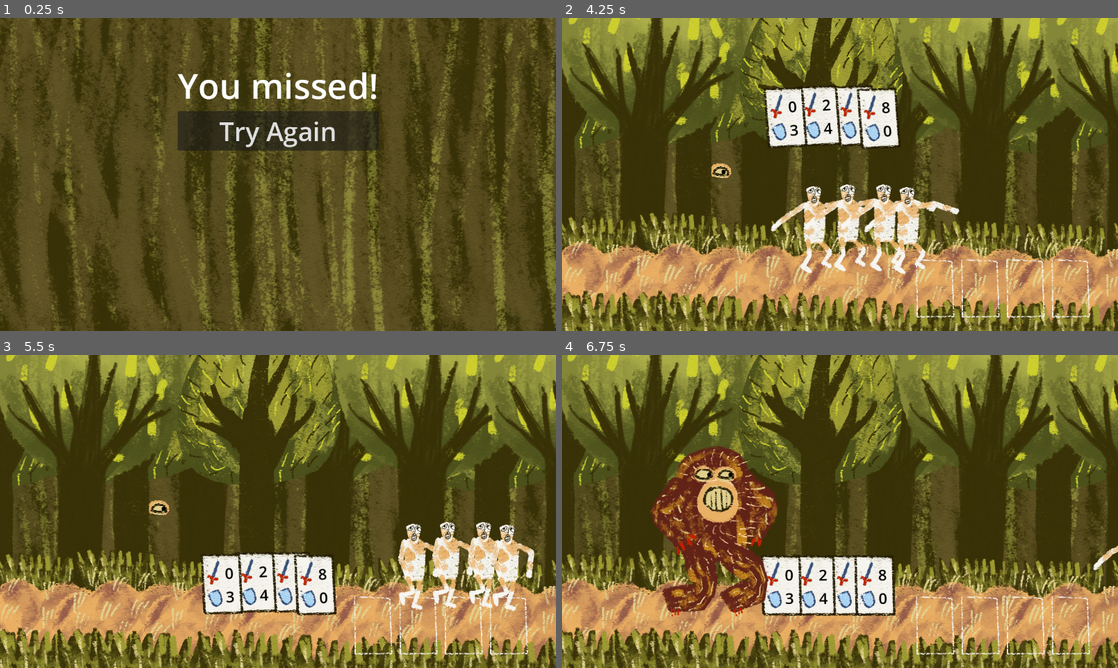
Above: before the commit, frames 1-4 (two rows, left to right).
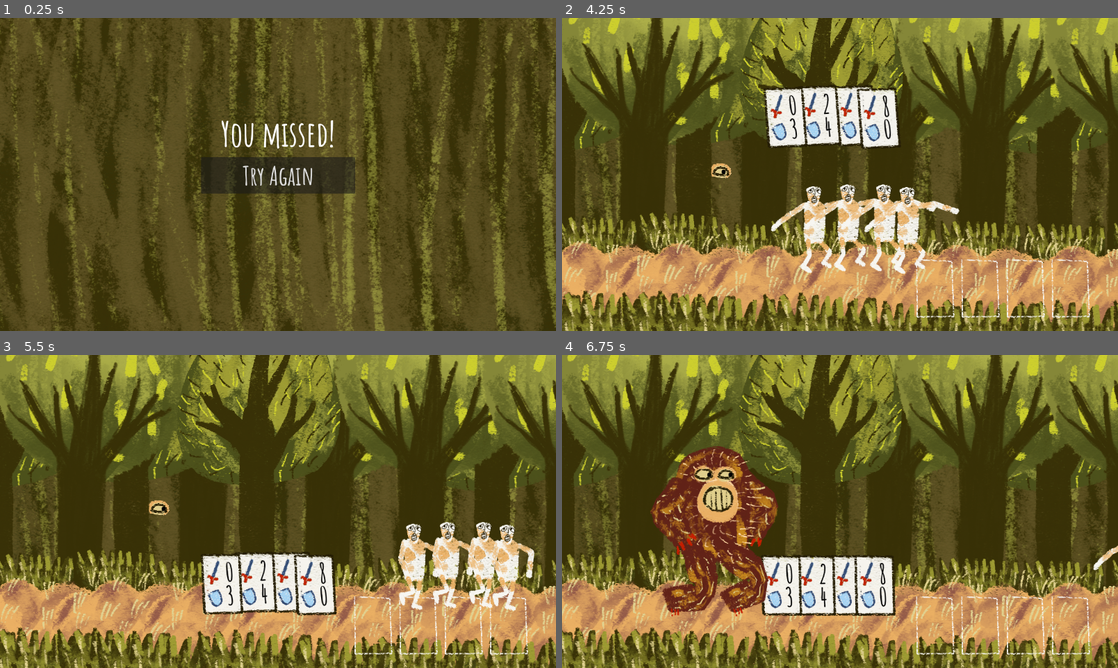
Above: after the commit, the same moments.

Repository: fguillen/The-Forest-Monster-and-the-Cards-Championship
Game: Godot game, scene res://scenes/end_scene.tscn
Same seed, same stepped clock (60 frames per second), same inputs: the game is played once before the commit and once after it. This scene is started directly instead of the project's main scene. Sound files missing from this copy of the repository are replaced by a short silence.
Inputs (mouse positions are in pixels of both pictures, inside the frame that each line leads up to):
- Up to frame 1 (0.25 s): no input
- Up to frame 2 (4.25 s): click "Try Again" at 0.5 s; tap Enter (ui_accept) at 1.25, 1.52, 2.27, 3.77 s; move the mouse to (962, 158) at 1.27 s; hold Right (ui_right) 1.28-2.03 s; click (962, 158) at 1.42 s; move the mouse to (728, 190) at 2.02 s; hold Down (ui_down) 2.03-2.78 s; move the mouse to (895, 105) at 2.77 s; hold Right (ui_right) 2.78-3.53 s; move the mouse to (812, 237) at 3.52 s; hold Up (ui_up) from 3.53 s (still down); click (812, 237) at 3.67 s
- Up to frame 3 (5.5 s): move the mouse to (444, 558) at 4.27 s; release Up (ui_up) at 4.28 s; hold Left (ui_left) from 4.28 s (still down); tap Enter (ui_accept) at 4.52, 5.27 s; move the mouse to (111, 464) at 5.02 s
- Up to frame 4 (6.75 s): move the mouse to (867, 511) at 5.77 s; release Left (ui_left) at 5.78 s; hold Down (ui_down) 5.78-6.53 s; click (867, 511) at 5.92 s; move the mouse to (756, 433) at 6.52 s; hold Right (ui_right) from 6.53 s (still down)

The runs differ from the first frame. In frame 1, 7.7% of the frame differs, in the area x 32-69%, y 17-57%; in frame 2, 0.3%; in frame 3, 0.3%; in frame 4, 0.3%.

Commit message:
Font

Diff:
--- a/actors/card_combat.tscn
+++ b/actors/card_combat.tscn
@@ -95,21 +95,6 @@
 "values": [Vector2(1, 1), Vector2(0.1, 1), Vector2(1, 1)]
 }
 
-[sub_resource type="Animation" id="Animation_qrtqq"]
-resource_name = "idle"
-tracks/0/type = "value"
-tracks/0/imported = false
-tracks/0/enabled = true
-tracks/0/path = NodePath("Visuals:position")
-tracks/0/interp = 1
-tracks/0/loop_wrap = true
-tracks/0/keys = {
-"times": PackedFloat32Array(0),
-"transitions": PackedFloat32Array(1),
-"update": 0,
-"values": [Vector2(44, 0)]
-}
-
 [sub_resource type="Animation" id="Animation_db7wr"]
 resource_name = "hover"
 length = 0.2
@@ -124,6 +109,21 @@
 "transitions": PackedFloat32Array(1, 1),
 "update": 0,
 "values": [Vector2(44, 0), Vector2(44, -22)]
+}
+
+[sub_resource type="Animation" id="Animation_qrtqq"]
+resource_name = "idle"
+tracks/0/type = "value"
+tracks/0/imported = false
+tracks/0/enabled = true
+tracks/0/path = NodePath("Visuals:position")
+tracks/0/interp = 1
+tracks/0/loop_wrap = true
+tracks/0/keys = {
+"times": PackedFloat32Array(0),
+"transitions": PackedFloat32Array(1),
+"update": 0,
+"values": [Vector2(44, 0)]
 }
 
 [sub_resource type="AnimationLibrary" id="AnimationLibrary_seb4d"]
--- a/actors/card_front.tscn
+++ b/actors/card_front.tscn
@@ -1,7 +1,8 @@
-[gd_scene load_steps=3 format=3 uid="uid://wrrjemm28jyp"]
+[gd_scene load_steps=4 format=3 uid="uid://wrrjemm28jyp"]
 
 [ext_resource type="Script" path="res://actors/card_front.gd" id="1_f0gaq"]
 [ext_resource type="Texture2D" uid="uid://se4xdsrpibqu" path="res://assets/card_front.png" id="1_vca53"]
+[ext_resource type="Theme" uid="uid://5rj305yjowyv" path="res://resources/theme.tres" id="3_2hkth"]
 
 [node name="CardFront" type="Node2D"]
 script = ExtResource("1_f0gaq")
@@ -11,22 +12,24 @@
 
 [node name="AttackLabel" type="Label" parent="."]
 offset_left = 4.0
-offset_top = -48.0
+offset_top = -65.0
 offset_right = 33.0
-offset_bottom = -12.0
+offset_bottom = 14.0
+theme = ExtResource("3_2hkth")
 theme_override_colors/font_color = Color(0, 0, 0, 1)
-theme_override_font_sizes/font_size = 35
+theme_override_font_sizes/font_size = 60
 text = "0"
 horizontal_alignment = 1
 vertical_alignment = 1
 
 [node name="DefenseLabel" type="Label" parent="."]
 offset_left = 4.0
-offset_top = 5.0
+offset_top = -12.0
 offset_right = 33.0
-offset_bottom = 57.0
+offset_bottom = 67.0
+theme = ExtResource("3_2hkth")
 theme_override_colors/font_color = Color(0, 0, 0, 1)
-theme_override_font_sizes/font_size = 35
+theme_override_font_sizes/font_size = 60
 text = "0"
 horizontal_alignment = 1
 vertical_alignment = 1
--- /dev/null
+++ b/resources/theme.tres
@@ -0,0 +1,19 @@
+[gd_resource type="Theme" load_steps=3 format=3 uid="uid://5rj305yjowyv"]
+
+[ext_resource type="FontFile" uid="uid://d4c5gl8x142b5" path="res://assets/font/AmaticSC-Bold.ttf" id="1_4quh1"]
+
+[sub_resource type="StyleBoxEmpty" id="StyleBoxEmpty_a2okw"]
+
+[resource]
+Button/fonts/font = ExtResource("1_4quh1")
+Label/colors/font_color = Color(1, 1, 1, 1)
+Label/colors/font_outline_color = Color(1, 1, 1, 1)
+Label/colors/font_shadow_color = Color(0, 0, 0, 0)
+Label/constants/line_spacing = 3
+Label/constants/outline_size = 0
+Label/constants/shadow_offset_x = 1
+Label/constants/shadow_offset_y = 1
+Label/constants/shadow_outline_size = 1
+Label/font_sizes/font_size = 16
+Label/fonts/font = ExtResource("1_4quh1")
+Label/styles/normal = SubResource("StyleBoxEmpty_a2okw")
--- a/scenes/combat.tscn
+++ b/scenes/combat.tscn
@@ -1,10 +1,11 @@
-[gd_scene load_steps=32 format=3 uid="uid://b84qhmcgfb5kk"]
+[gd_scene load_steps=33 format=3 uid="uid://b84qhmcgfb5kk"]
 
 [ext_resource type="Script" path="res://scenes/combat.gd" id="1_lato3"]
 [ext_resource type="Texture2D" uid="uid://d4jsoifyfwa0t" path="res://assets/card_placeholder.png" id="2_wnku4"]
 [ext_resource type="PackedScene" uid="uid://dan1pdgr76ole" path="res://actors/card_combat.tscn" id="3_hthjm"]
 [ext_resource type="Texture2D" uid="uid://ut88doou417q" path="res://assets/forest_background.png" id="3_qa1il"]
 [ext_resource type="PackedScene" uid="uid://vb6a1yxef6do" path="res://effects/effect_sound.tscn" id="5_1klpi"]
+[ext_resource type="Theme" uid="uid://5rj305yjowyv" path="res://resources/theme.tres" id="5_quaxg"]
 [ext_resource type="AudioStream" uid="uid://csugjcljid25x" path="res://assets/sounds/combat_music.wav" id="6_8eorr"]
 [ext_resource type="AudioStream" uid="uid://dnlgv7lr0wme7" path="res://assets/sounds/card_combat_pick.wav" id="7_ajn57"]
 [ext_resource type="AudioStream" uid="uid://b2mb3w8tim6op" path="res://assets/sounds/card_combat_pick_no_possible.wav" id="8_a4cx0"]
@@ -97,6 +98,73 @@
 modifications/2 = SubResource("SkeletonModification2DCCDIK_ne6j6")
 modifications/3 = SubResource("SkeletonModification2DCCDIK_y6bnk")
 
+[sub_resource type="Animation" id="Animation_y77f2"]
+length = 0.001
+tracks/0/type = "value"
+tracks/0/imported = false
+tracks/0/enabled = true
+tracks/0/path = NodePath("Visuals/Polygons/Skeleton2D/Hip:position")
+tracks/0/interp = 1
+tracks/0/loop_wrap = true
+tracks/0/keys = {
+"times": PackedFloat32Array(0),
+"transitions": PackedFloat32Array(1),
+"update": 0,
+"values": [Vector2(339, 276)]
+}
+tracks/1/type = "value"
+tracks/1/imported = false
+tracks/1/enabled = true
+tracks/1/path = NodePath("Visuals/TargetArmLeft:position")
+tracks/1/interp = 1
+tracks/1/loop_wrap = true
+tracks/1/keys = {
+"times": PackedFloat32Array(0),
+"transitions": PackedFloat32Array(1),
+"update": 0,
+"values": [Vector2(406, -10)]
+}
+tracks/2/type = "value"
+tracks/2/imported = false
+tracks/2/enabled = true
+tracks/2/path = NodePath("Visuals/TargetArmRight:position")
+tracks/2/interp = 1
+tracks/2/loop_wrap = true
+tracks/2/keys = {
+"times": PackedFloat32Array(0),
+"transitions": PackedFloat32Array(1),
+"update": 0,
+"values": [Vector2(253, -32)]
+}
+
+[sub_resource type="Animation" id="Animation_fnj35"]
+resource_name = "attack_success"
+length = 0.4
+tracks/0/type = "value"
+tracks/0/imported = false
+tracks/0/enabled = true
+tracks/0/path = NodePath("Visuals/TargetArmLeft:position")
+tracks/0/interp = 2
+tracks/0/loop_wrap = true
+tracks/0/keys = {
+"times": PackedFloat32Array(0, 0.1, 0.2, 0.3, 0.4),
+"transitions": PackedFloat32Array(1, 1, 1, 1, 1),
+"update": 0,
+"values": [Vector2(406, -10), Vector2(408, -39), Vector2(406, -10), Vector2(408, -39), Vector2(406, -10)]
+}
+tracks/1/type = "value"
+tracks/1/imported = false
+tracks/1/enabled = true
+tracks/1/path = NodePath("Visuals/TargetArmRight:position")
+tracks/1/interp = 2
+tracks/1/loop_wrap = true
+tracks/1/keys = {
+"times": PackedFloat32Array(0, 0.1, 0.2, 0.3, 0.4),
+"transitions": PackedFloat32Array(1, 1, 1, 1, 1),
+"update": 0,
+"values": [Vector2(253, -32), Vector2(255, -61), Vector2(253, -32), Vector2(255, -61), Vector2(253, -32)]
+}
+
 [sub_resource type="Animation" id="Animation_ph2r2"]
 resource_name = "idle"
 length = 2.0
@@ -114,48 +182,9 @@
 "values": [Vector2(341, 254), Vector2(341, 262), Vector2(341, 254)]
 }
 
-[sub_resource type="Animation" id="Animation_y77f2"]
-length = 0.001
-tracks/0/type = "value"
-tracks/0/imported = false
-tracks/0/enabled = true
-tracks/0/path = NodePath("Visuals/Polygons/Skeleton2D/Hip:position")
-tracks/0/interp = 1
-tracks/0/loop_wrap = true
-tracks/0/keys = {
-"times": PackedFloat32Array(0),
-"transitions": PackedFloat32Array(1),
-"update": 0,
-"values": [Vector2(339, 276)]
-}
-tracks/1/type = "value"
-tracks/1/imported = false
-tracks/1/enabled = true
-tracks/1/path = NodePath("Visuals/TargetArmLeft:position")
-tracks/1/interp = 1
-tracks/1/loop_wrap = true
-tracks/1/keys = {
-"times": PackedFloat32Array(0),
-"transitions": PackedFloat32Array(1),
-"update": 0,
-"values": [Vector2(406, -10)]
-}
-tracks/2/type = "value"
-tracks/2/imported = false
-tracks/2/enabled = true
-tracks/2/path = NodePath("Visuals/TargetArmRight:position")
-tracks/2/interp = 1
-tracks/2/loop_wrap = true
-tracks/2/keys = {
-"times": PackedFloat32Array(0),
-"transitions": PackedFloat32Array(1),
-"update": 0,
-"values": [Vector2(253, -32)]
-}
-
-[sub_resource type="Animation" id="Animation_fnj35"]
-resource_name = "attack_success"
-length = 0.4
+[sub_resource type="Animation" id="Animation_7040f"]
+resource_name = "lose"
+length = 1.6
 tracks/0/type = "value"
 tracks/0/imported = false
 tracks/0/enabled = true
@@ -163,10 +192,10 @@
 tracks/0/interp = 2
 tracks/0/loop_wrap = true
 tracks/0/keys = {
-"times": PackedFloat32Array(0, 0.1, 0.2, 0.3, 0.4),
-"transitions": PackedFloat32Array(1, 1, 1, 1, 1),
-"update": 0,
-"values": [Vector2(406, -10), Vector2(408, -39), Vector2(406, -10), Vector2(408, -39), Vector2(406, -10)]
+"times": PackedFloat32Array(0, 0.1, 0.4, 0.7, 1.1, 1.6),
+"transitions": PackedFloat32Array(1, 1, 1, 1, 1, 1),
+"update": 0,
+"values": [Vector2(406, -10), Vector2(426, 52), Vector2(426, 17), Vector2(424, 54), Vector2(424, 19), Vector2(429, 78)]
 }
 tracks/1/type = "value"
 tracks/1/imported = false
@@ -175,10 +204,10 @@
 tracks/1/interp = 2
 tracks/1/loop_wrap = true
 tracks/1/keys = {
-"times": PackedFloat32Array(0, 0.1, 0.2, 0.3, 0.4),
-"transitions": PackedFloat32Array(1, 1, 1, 1, 1),
-"update": 0,
-"values": [Vector2(253, -32), Vector2(255, -61), Vector2(253, -32), Vector2(255, -61), Vector2(253, -32)]
+"times": PackedFloat32Array(0, 0.1, 0.4, 0.7, 1.1, 1.6),
+"transitions": PackedFloat32Array(1, 1, 1, 1, 1, 1),
+"update": 0,
+"values": [Vector2(253, -32), Vector2(273, 30), Vector2(273, -5), Vector2(271, 32), Vector2(271, -3), Vector2(276, 56)]
 }
 
 [sub_resource type="Animation" id="Animation_0ucf3"]
@@ -207,34 +236,6 @@
 "transitions": PackedFloat32Array(1, 1, 1, 1, 1, 1, 1),
 "update": 0,
 "values": [Vector2(253, -32), Vector2(255, -61), Vector2(290, -64), Vector2(224, -62), Vector2(290, -64), Vector2(224, -62), Vector2(290, -64)]
-}
-
-[sub_resource type="Animation" id="Animation_7040f"]
-resource_name = "lose"
-length = 1.6
-tracks/0/type = "value"
-tracks/0/imported = false
-tracks/0/enabled = true
-tracks/0/path = NodePath("Visuals/TargetArmLeft:position")
-tracks/0/interp = 2
-tracks/0/loop_wrap = true
-tracks/0/keys = {
-"times": PackedFloat32Array(0, 0.1, 0.4, 0.7, 1.1, 1.6),
-"transitions": PackedFloat32Array(1, 1, 1, 1, 1, 1),
-"update": 0,
-"values": [Vector2(406, -10), Vector2(426, 52), Vector2(426, 17), Vector2(424, 54), Vector2(424, 19), Vector2(429, 78)]
-}
-tracks/1/type = "value"
-tracks/1/imported = false
-tracks/1/enabled = true
-tracks/1/path = NodePath("Visuals/TargetArmRight:position")
-tracks/1/interp = 2
-tracks/1/loop_wrap = true
-tracks/1/keys = {
-"times": PackedFloat32Array(0, 0.1, 0.4, 0.7, 1.1, 1.6),
-"transitions": PackedFloat32Array(1, 1, 1, 1, 1, 1),
-"update": 0,
-"values": [Vector2(253, -32), Vector2(273, 30), Vector2(273, -5), Vector2(271, 32), Vector2(271, -3), Vector2(276, 56)]
 }
 
 [sub_resource type="AnimationLibrary" id="AnimationLibrary_6no7o"]
@@ -313,7 +314,8 @@
 offset_right = -40.0001
 offset_bottom = 86.0
 grow_horizontal = 0
-theme_override_font_sizes/font_size = 60
+theme = ExtResource("5_quaxg")
+theme_override_font_sizes/font_size = 120
 text = "00"
 horizontal_alignment = 2
 
@@ -325,7 +327,8 @@
 offset_top = -86.0
 offset_right = 107.0
 grow_vertical = 0
-theme_override_font_sizes/font_size = 60
+theme = ExtResource("5_quaxg")
+theme_override_font_sizes/font_size = 120
 text = "00"
 horizontal_alignment = 2
 
--- a/scenes/end_scene.tscn
+++ b/scenes/end_scene.tscn
@@ -1,7 +1,8 @@
-[gd_scene load_steps=3 format=3 uid="uid://bo3bao28x2rgi"]
+[gd_scene load_steps=4 format=3 uid="uid://bo3bao28x2rgi"]
 
 [ext_resource type="Script" path="res://scenes/end_scene.gd" id="1_r5rwp"]
 [ext_resource type="Texture2D" uid="uid://ut88doou417q" path="res://assets/forest_background.png" id="2_yppbv"]
+[ext_resource type="Theme" uid="uid://5rj305yjowyv" path="res://resources/theme.tres" id="3_3y6a3"]
 
 [node name="EndScene" type="CanvasLayer"]
 script = ExtResource("1_r5rwp")
@@ -11,15 +12,17 @@
 texture = ExtResource("2_yppbv")
 
 [node name="MarginContainer" type="MarginContainer" parent="."]
-anchors_preset = 13
+anchors_preset = 8
 anchor_left = 0.5
+anchor_top = 0.5
 anchor_right = 0.5
-anchor_bottom = 1.0
+anchor_bottom = 0.5
 offset_left = -177.5
+offset_top = -146.5
 offset_right = 177.5
+offset_bottom = 146.5
 grow_horizontal = 2
 grow_vertical = 2
-theme_override_constants/margin_top = 100
 theme_override_constants/margin_right = 0
 
 [node name="VBoxContainer" type="VBoxContainer" parent="MarginContainer"]
@@ -27,12 +30,14 @@
 
 [node name="TextLabel" type="Label" parent="MarginContainer/VBoxContainer"]
 layout_mode = 2
+theme = ExtResource("3_3y6a3")
 theme_override_font_sizes/font_size = 80
 text = "You won!"
 horizontal_alignment = 1
 
 [node name="TryAgainButton" type="Button" parent="MarginContainer/VBoxContainer"]
 layout_mode = 2
+theme = ExtResource("3_3y6a3")
 theme_override_font_sizes/font_size = 60
 text = "Try Again"
 
--- a/testing/forest.tscn
+++ b/testing/forest.tscn
@@ -14,6 +14,21 @@
 [ext_resource type="PackedScene" uid="uid://vb6a1yxef6do" path="res://effects/effect_sound.tscn" id="12_vhvwt"]
 [ext_resource type="AudioStream" uid="uid://bm2tt43h2sgo5" path="res://assets/sounds/forest_background_noise.wav" id="13_6v4su"]
 [ext_resource type="AudioStream" uid="uid://biylpgfmqlf71" path="res://assets/sounds/forest_background_music.wav" id="14_lyssg"]
+
+[sub_resource type="Animation" id="Animation_dg727"]
+length = 0.001
+tracks/0/type = "value"
+tracks/0/imported = false
+tracks/0/enabled = true
+tracks/0/path = NodePath("Camera2D:offset")
+tracks/0/interp = 1
+tracks/0/loop_wrap = true
+tracks/0/keys = {
+"times": PackedFloat32Array(0),
+"transitions": PackedFloat32Array(1),
+"update": 0,
+"values": [Vector2(0, 0)]
+}
 
 [sub_resource type="Animation" id="Animation_uj353"]
 resource_name = "default"
@@ -32,21 +47,6 @@
 "values": [Vector2(0, 0), Vector2(10, 0), Vector2(0, 0)]
 }
 
-[sub_resource type="Animation" id="Animation_dg727"]
-length = 0.001
-tracks/0/type = "value"
-tracks/0/imported = false
-tracks/0/enabled = true
-tracks/0/path = NodePath("Camera2D:offset")
-tracks/0/interp = 1
-tracks/0/loop_wrap = true
-tracks/0/keys = {
-"times": PackedFloat32Array(0),
-"transitions": PackedFloat32Array(1),
-"update": 0,
-"values": [Vector2(0, 0)]
-}
-
 [sub_resource type="AnimationLibrary" id="AnimationLibrary_elfdy"]
 _data = {
 "RESET": SubResource("Animation_dg727"),
Binary file added: assets/font/AmaticSC-Bold.ttf
Not shown, added: assets/font/AmaticSC-Bold.ttf.import
Binary file added: assets/font/AmaticSC-Regular.ttf
Not shown, added: assets/font/AmaticSC-Regular.ttf.import
Not shown, changed: assets/sounds/attack_succeed.wav
